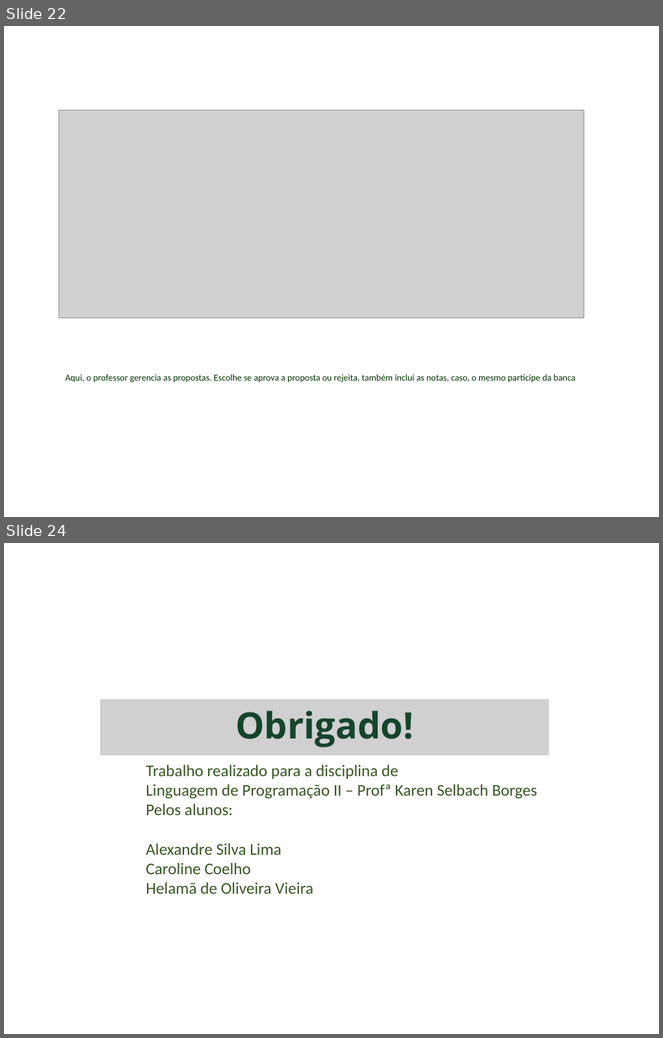
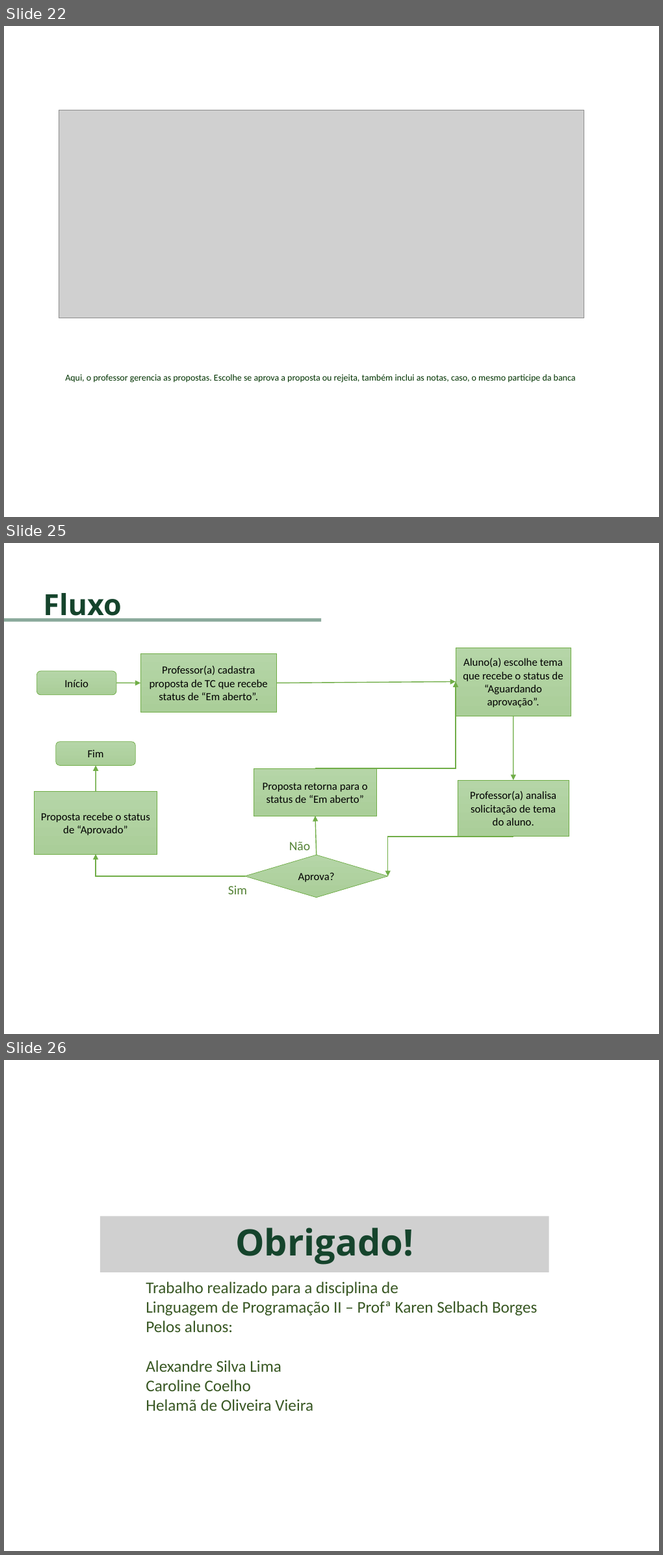
Before and after one commit to Alexandresl/trabalho-java, a slide deck: manual java.odp. Shown one above the other, each under a label of ours: slides 22 and 24 before the commit, slides 22, 25 and 26 after it; the slides between them are not shown. The pictures are 663x1038 and 663x1555 pixels, drawn with LibreOffice and Linux fonts; fonts in the diff are those of the drawing; grey boxes stand for pictures; background and template pictures are left out. Boxes give left, top, right and bottom in pixels: in the first picture for what was removed or moved away, otherwise in the second. Text is boxed around its words. In the diff, an @@ line names an element or a change of style, - is before the commit and + after.

```diff
--- a/manual java.odp
+++ b/manual java.odp
@@ slide 25 added at box(4, 543, 659, 1034), background picture (left out) @@
@@ title added at box(43, 593, 121, 622), 32 pt, text #15442C, bold @@
+Fluxo
@@ freeform shape added at box(4, 618, 321, 622), fill #18563A at 50% opacity @@
@@ freeform shape added at box(140, 653, 276, 713), fill gradient #B5D5A7 to #AACE99, outline #70AD47 0.51 pt, 12 pt, text #000000 @@
+Professor(a) cadastra proposta de TC que recebe status de “Em aberto”.
@@ freeform shape added at box(456, 648, 571, 716), fill gradient #B5D5A7 to #AACE99, outline #70AD47 0.51 pt, 12 pt, text #000000 @@
+Aluno(a) escolhe tema que recebe o status de “Aguardando aprovação”.
@@ freeform shape added at box(36, 672, 116, 695), fill gradient #B5D5A7 to #AACE99, outline #70AD47 0.51 pt, 12 pt, text #000000 @@
+Início
@@ arrow added from (116, 683) to (140, 683), #70AD47 0.99 pt @@
@@ arrow added from (276, 683) to (456, 682), #70AD47 0.99 pt @@
@@ elbow arrow added from (315, 769) to (456, 682), #70AD47 0.99 pt @@
@@ arrow added from (514, 716) to (514, 780), #70AD47 0.99 pt @@
@@ freeform shape added at box(56, 741, 136, 765), fill gradient #B5D5A7 to #AACE99, outline #70AD47 0.51 pt, 12 pt, text #000000 @@
+Fim
@@ arrow added from (96, 792) to (96, 766), #70AD47 0.99 pt @@
@@ freeform shape added at box(254, 769, 377, 815), fill gradient #B5D5A7 to #AACE99, outline #70AD47 0.51 pt, 12 pt, text #000000 @@
+Proposta retorna para o status de “Em aberto”
@@ freeform shape added at box(34, 792, 157, 855), fill gradient #B5D5A7 to #AACE99, outline #70AD47 0.51 pt, 12 pt, text #000000 @@
+Proposta recebe o status de “Aprovado”
@@ freeform shape added at box(458, 780, 570, 837), fill gradient #B5D5A7 to #AACE99, outline #70AD47 0.51 pt, 12 pt, text #000000 @@
+Professor(a) analisa solicitação de tema do aluno.
@@ arrow added from (317, 855) to (315, 816), #70AD47 0.99 pt @@
@@ elbow arrow added from (245, 876) to (96, 854), #70AD47 0.99 pt @@
@@ text added at box(289, 842, 310, 850), 14 pt, text #548235 @@
+Não
@@ elbow arrow added from (514, 837) to (388, 876), #70AD47 0.99 pt @@
@@ freeform shape added at box(245, 855, 388, 897), fill gradient #B5D5A7 to #AACE99, outline #70AD47 0.51 pt, 12 pt, text #000000 @@
+Aprova?
@@ text added at box(228, 886, 247, 895), 14 pt, text #548235 @@
+Sim
@@ what was slide 24 is now slide 26 @@
```
Also in this commit, not shown: 10 slides changed, 1 other slide added, 14 other files.
